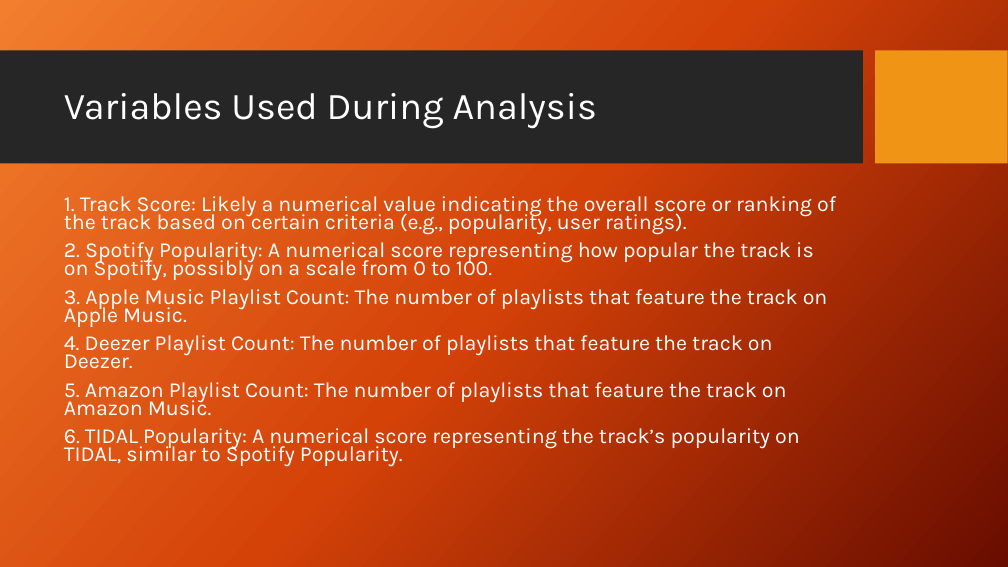
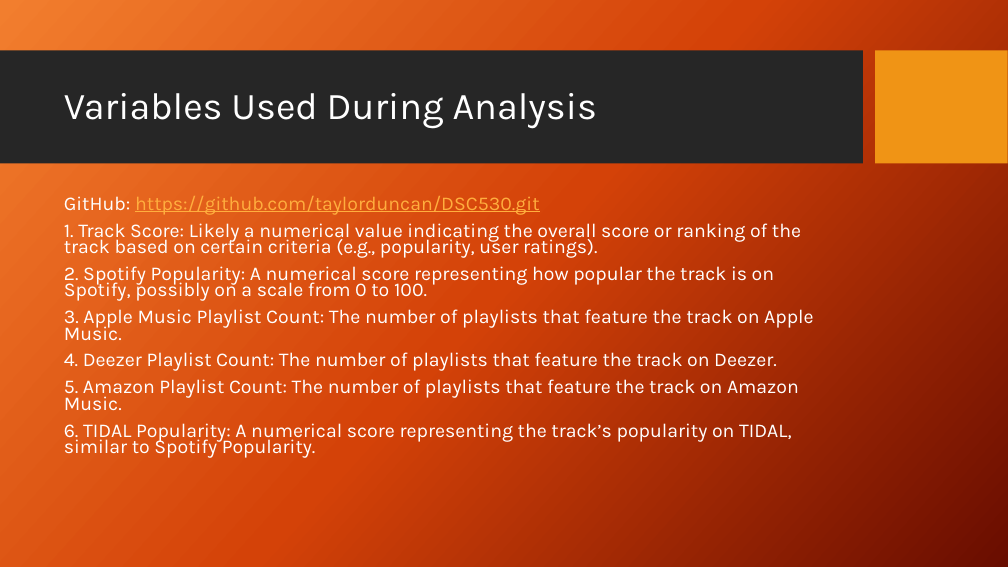
Before and after one commit to taylorduncan/DSC530, a slide deck: slide 3 of Duncan530Week10FinalProject.pptx. Drawn at 1008x567 pixels with LibreOffice and Linux fonts; fonts in the diff are those of the drawing; background and template pictures are left out. Boxes give left, top, right and bottom in pixels: in the first picture for what was removed or moved away, otherwise in the second. Text is boxed around its words. In the diff, an @@ line names an element or a change of style, - is before the commit and + after.

```diff
--- a/Duncan530Week10FinalProject.pptx
+++ b/Duncan530Week10FinalProject.pptx
@@ text at <box>64,196,539,215</box>: paragraph added @@
+GitHub: https://github.com/taylorduncan/DSC530.git
@@ text at <box>64,223,813,458</box>: size 20.4 to 18.6 pt @@
```
Also in this commit, not shown: 9 slides added, 9 slides removed, 3 other files.
